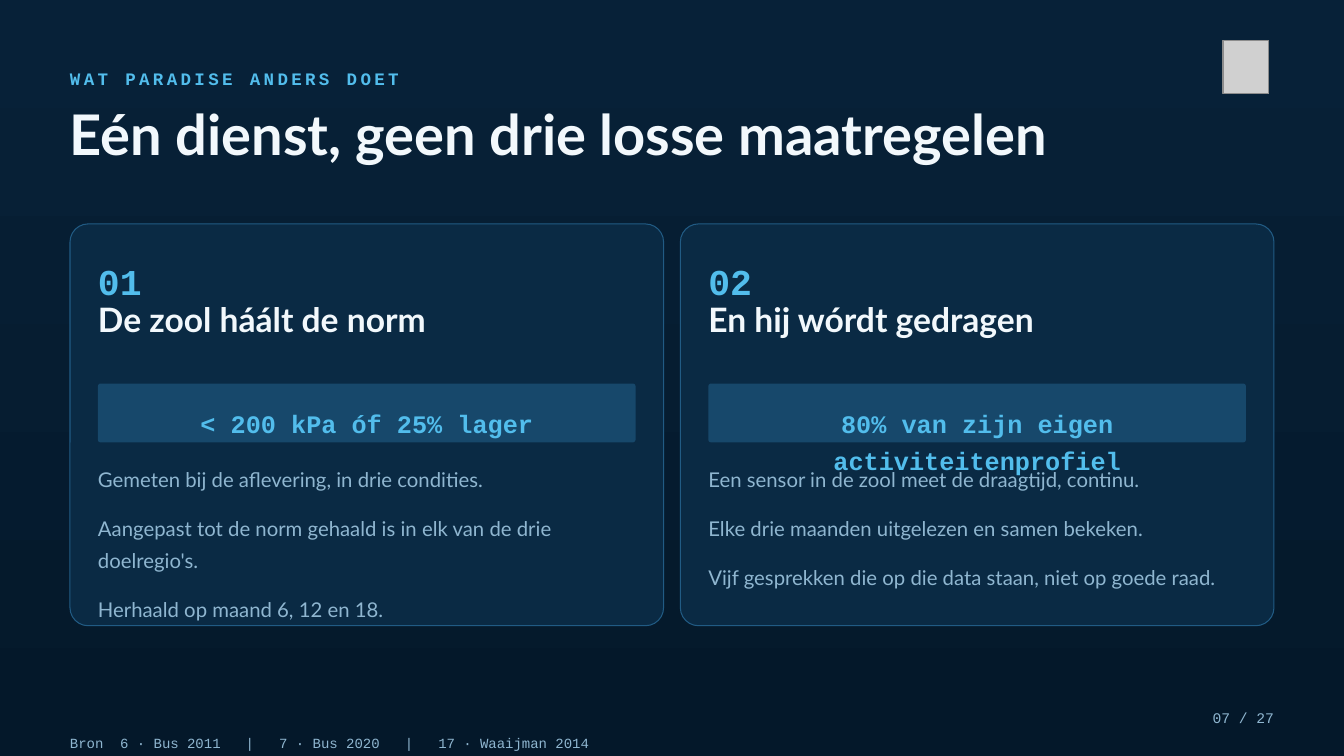
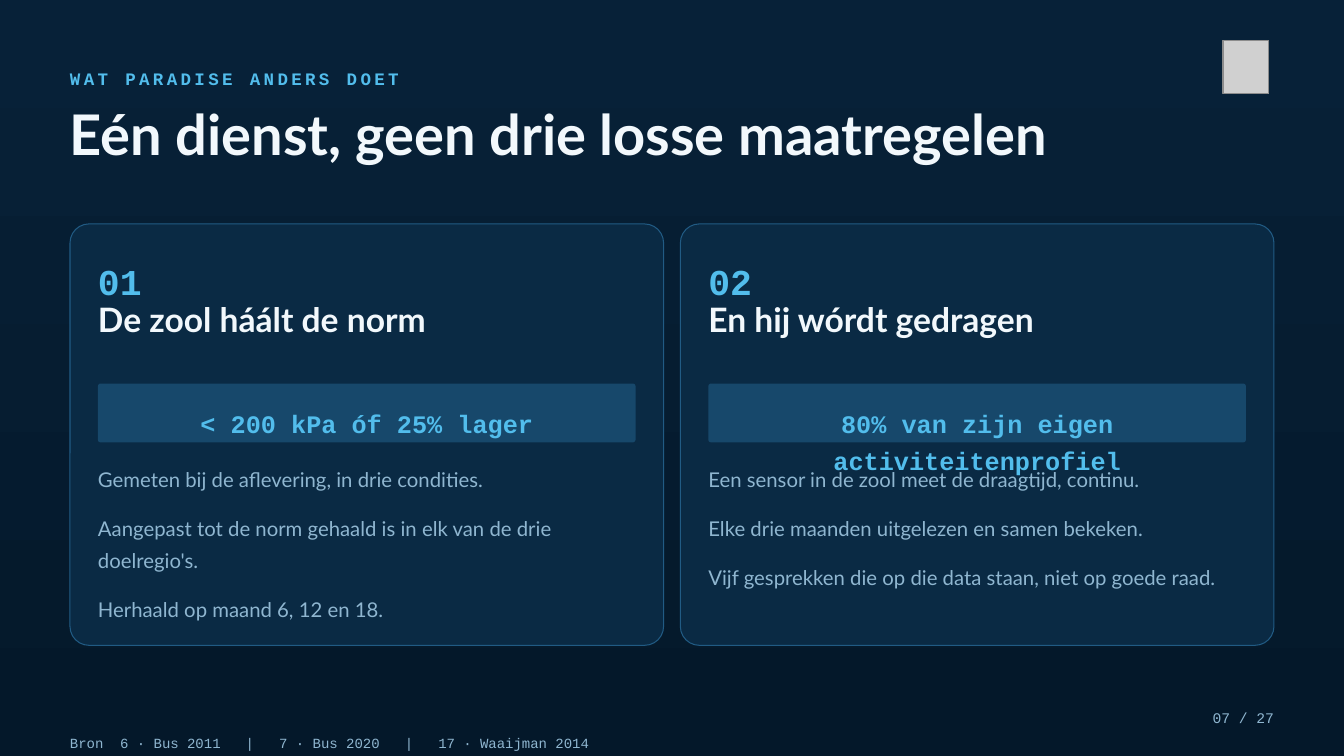
Before and after one commit to Dellfs/paradise-project, a slide deck: slide 7 of PARADISE_presentatie/PARADISE_centra_kort.pptx. Drawn at 1344x756 pixels with LibreOffice and Linux fonts; fonts in the diff are those of the drawing; grey boxes stand for pictures. Boxes give left, top, right and bottom in pixels: in the first picture for what was removed or moved away, otherwise in the second. Text is boxed around its words. In the diff, an @@ line names an element or a change of style, - is before the commit and + after.

```diff
--- a/PARADISE_presentatie/PARADISE_centra_kort.pptx
+++ b/PARADISE_presentatie/PARADISE_centra_kort.pptx
@@ rounded rectangle: place and size @@
-rounded rectangle at [70, 224, 663, 626]
+rounded rectangle at [70, 224, 663, 645]
@@ rounded rectangle: place and size @@
-rounded rectangle at [681, 224, 1274, 626]
+rounded rectangle at [681, 224, 1274, 645]
```
Also in this commit, not shown: 1 other slide changed, 13 other files.
